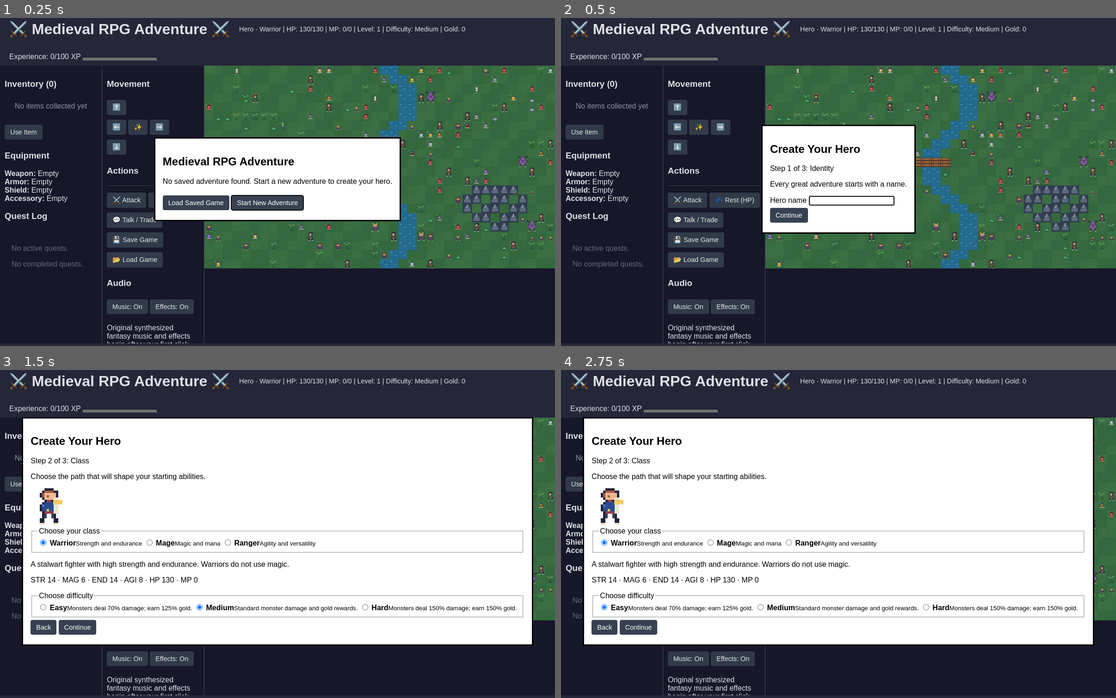
Above: before the commit, frames 1-4 (two rows, left to right).
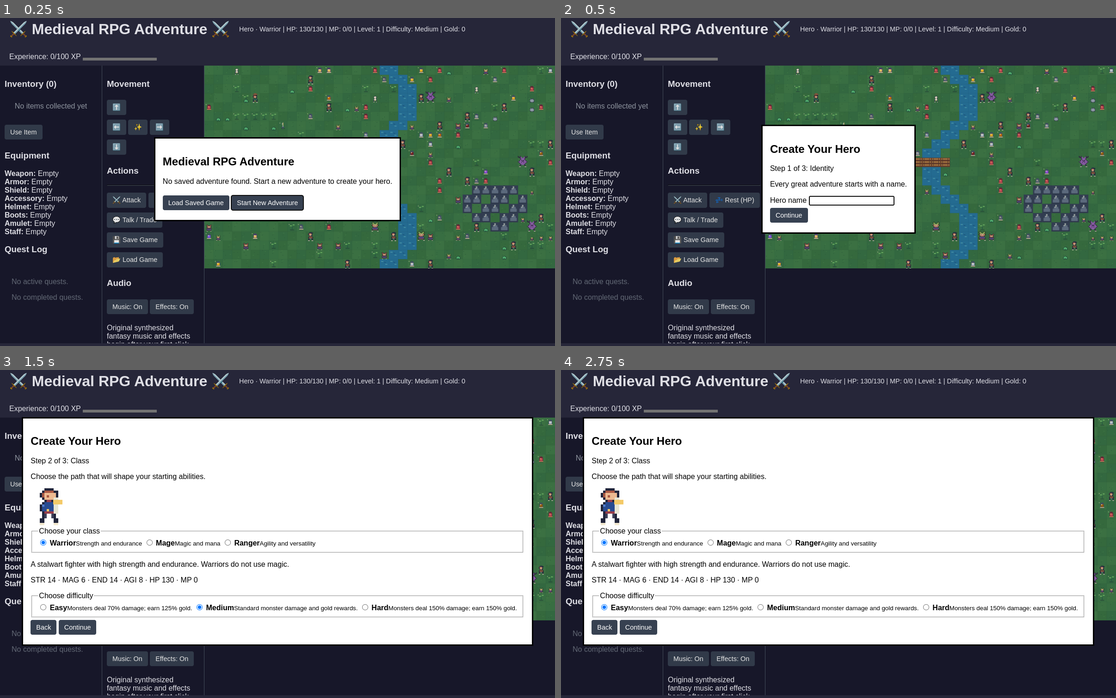
Above: after the commit, the same moments.

Repository: sacredenty/html_rpg_game
Game: browser game, page index.html
Same seed, same stepped clock (60 frames per second), same inputs: the game is played once before the commit and once after it.
Inputs (mouse positions are in pixels of both pictures, inside the frame that each line leads up to):
- Up to frame 1 (0.25 s): no input
- Up to frame 2 (0.5 s): click "Start New Adventure" at 0.27 s
- Up to frame 3 (1.5 s): click (288, 553) at 0.52 s; type "Alex" at 0.52 s; click "Continue" at 0.77 s; hold Right from 1.03 s (still down); tap Space at 1.1 s
- Up to frame 4 (2.75 s): release Right at 1.53 s; hold Down 1.58-1.85 s; tap Space at 1.6, 2.1, 2.6 s; click "easy" at 1.77 s; hold Left 1.9-2.47 s; hold Up from 2.52 s (still down)

The runs differ from the first frame. In frame 1, 0.6% of the frame differs, in the area x 0-15%, y 56-87%; in frame 2, 0.6%; in frame 3, 0.3%; in frame 4, 0.3%.

Commit message:
feat: expand equipment system with 4 new gear slots and update documentation
Added helmet, boots, amulet, and staff to the player's inventory system. Updated `player.js`, `save.js`, and `ui.js` to include these new equipment types in initialization, save/load logic, and UI labels respectively. Modified `README.md` to reflect the expanded eight-slot equipment management (previously three slots).

Diff:
--- a/js/entities/player.js
+++ b/js/entities/player.js
@@ -73,7 +73,13 @@
                 weapon: null,
                 armor: null,
                 shield: null,
-                accessory: null
+                accessory: null,
+
+                // NEW EQUIPMENT SLOTS
+                helmet: null,      // Head protection (+Defense)
+                boots: null,        // Footwear (+Defense, speed bonus)
+                amulet: null,       // Necklace (+Strength or Magic)
+                staff: null         // Magic weapon (Mage only!)
             };
 
             // Quests tracking
--- a/js/game/save.js
+++ b/js/game/save.js
@@ -130,7 +130,13 @@
                     equipment: {
                         weapon: saved.player.equipment?.weapon || null,
                         armor: saved.player.equipment?.armor || null,
-                        accessory: saved.player.equipment?.accessory || null
+                        accessory: saved.player.equipment?.accessory || null,
+
+                        // NEW EQUIPMENT SLOTS
+                        helmet: saved.player.equipment?.helmet || null,
+                        boots: saved.player.equipment?.boots || null,
+                        amulet: saved.player.equipment?.amulet || null,
+                        staff: saved.player.equipment?.staff || null
                     }
                 }
             );
@@ -147,7 +153,13 @@
                     equipment: {
                         weapon: null,
                         armor: null,
-                        accessory: null
+                        accessory: null,
+
+                        // NEW EQUIPMENT SLOTS (default to empty)
+                        helmet: null,
+                        boots: null,
+                        amulet: null,
+                        staff: null
                     }
                 }
             );
--- a/js/game/ui.js
+++ b/js/game/ui.js
@@ -230,7 +230,13 @@
                 weapon: 'Weapon',
                 armor: 'Armor',
                 shield: 'Shield',
-                accessory: 'Accessory'
+                accessory: 'Accessory',
+
+                // NEW EQUIPMENT SLOTS
+                helmet: 'Helmet',
+                boots: 'Boots',
+                amulet: 'Amulet',
+                staff: 'Staff'
             };
             slots.innerHTML = Object.entries(slotLabels).map(([slot, label]) => {
                 const item = this.player.equipment[slot];
